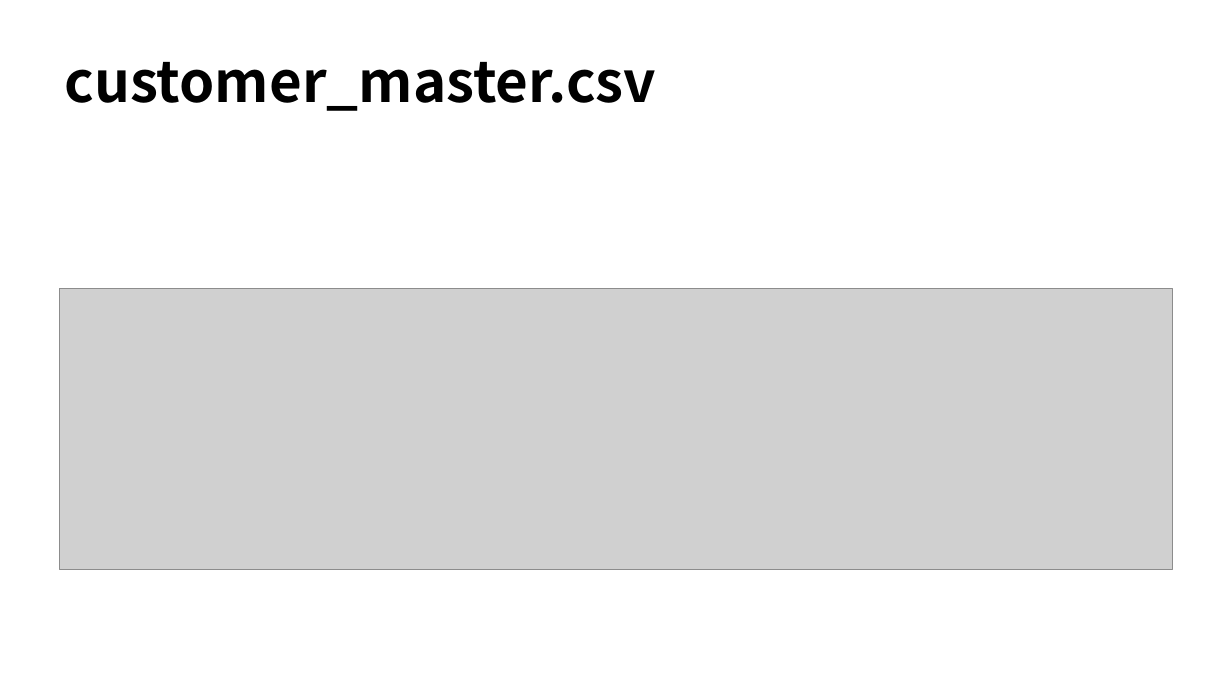
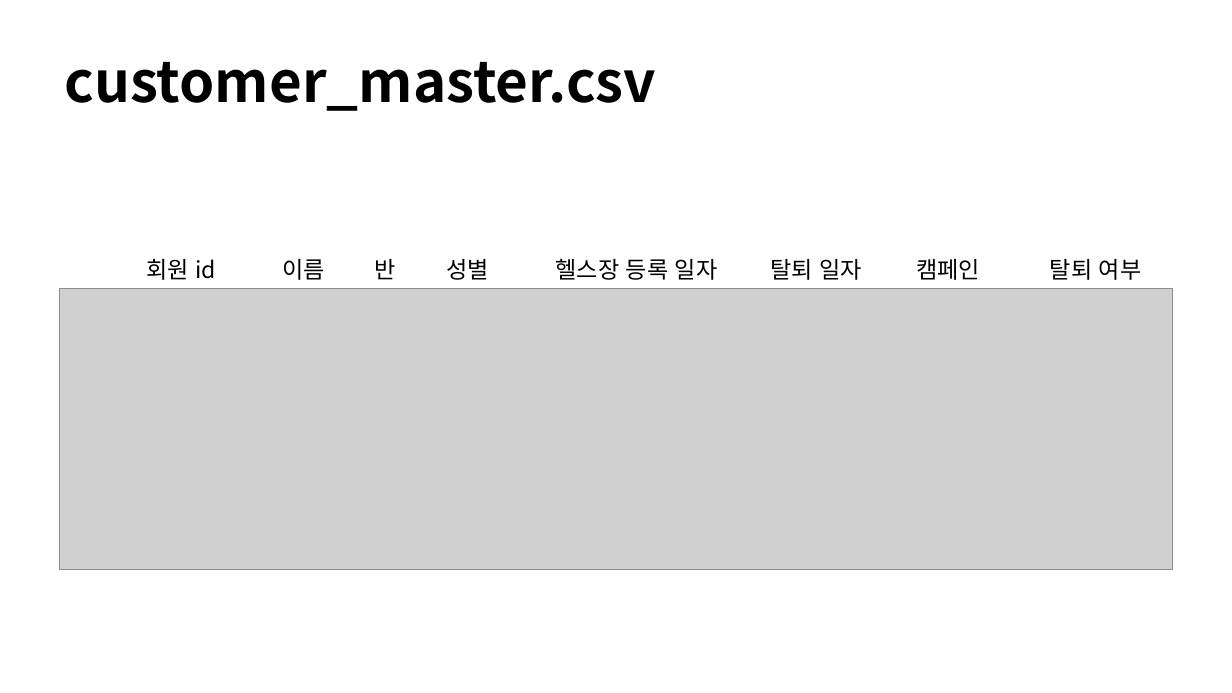
Before and after one commit to aroa97/practice, a slide deck: slide 6 of churn/회원탈퇴예측프로젝트.pptx (slide 4 before the commit). Drawn at 1232x693 pixels with LibreOffice and Linux fonts; fonts in the diff are those of the drawing; grey boxes stand for pictures. Boxes give left, top, right and bottom in pixels: in the first picture for what was removed or moved away, otherwise in the second. Text is boxed around its words. In the diff, an @@ line names an element or a change of style, - is before the commit and + after.

```diff
--- a/churn/회원탈퇴예측프로젝트.pptx
+++ b/churn/회원탈퇴예측프로젝트.pptx
@@ text added at <box>147,259,217,280</box>, 18 pt, text #000000 @@
+회원 id
@@ text added at <box>282,259,325,280</box>, 18 pt, text #000000 @@
+이름
@@ text added at <box>375,259,396,280</box>, 18 pt, text #000000 @@
+반
@@ text added at <box>446,259,489,280</box>, 18 pt, text #000000 @@
+성별
@@ text added at <box>556,259,718,280</box>, 18 pt, text #000000 @@
+헬스장 등록 일자
@@ text added at <box>771,259,863,280</box>, 18 pt, text #000000 @@
+탈퇴 일자
@@ text added at <box>916,259,980,280</box>, 18 pt, text #000000 @@
+캠페인
@@ text added at <box>1050,259,1142,280</box>, 18 pt, text #000000 @@
+탈퇴 여부
```
Also in this commit, not shown: 1 other slide changed, 2 slides added, 9 other files.
